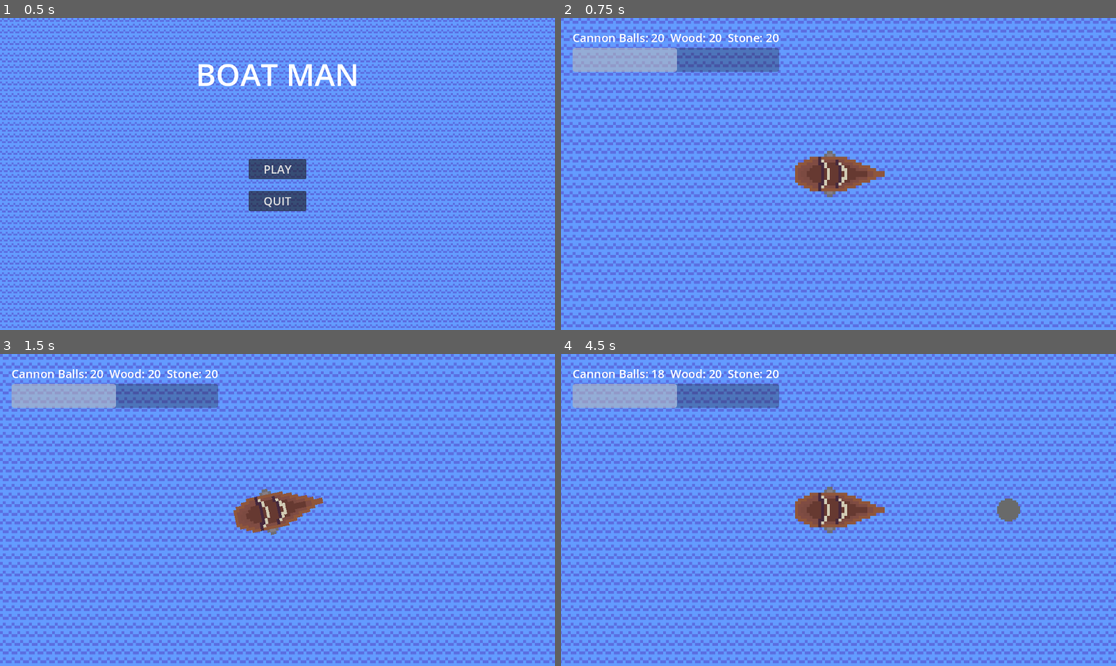
Above: before the commit, frames 1-4 (two rows, left to right).
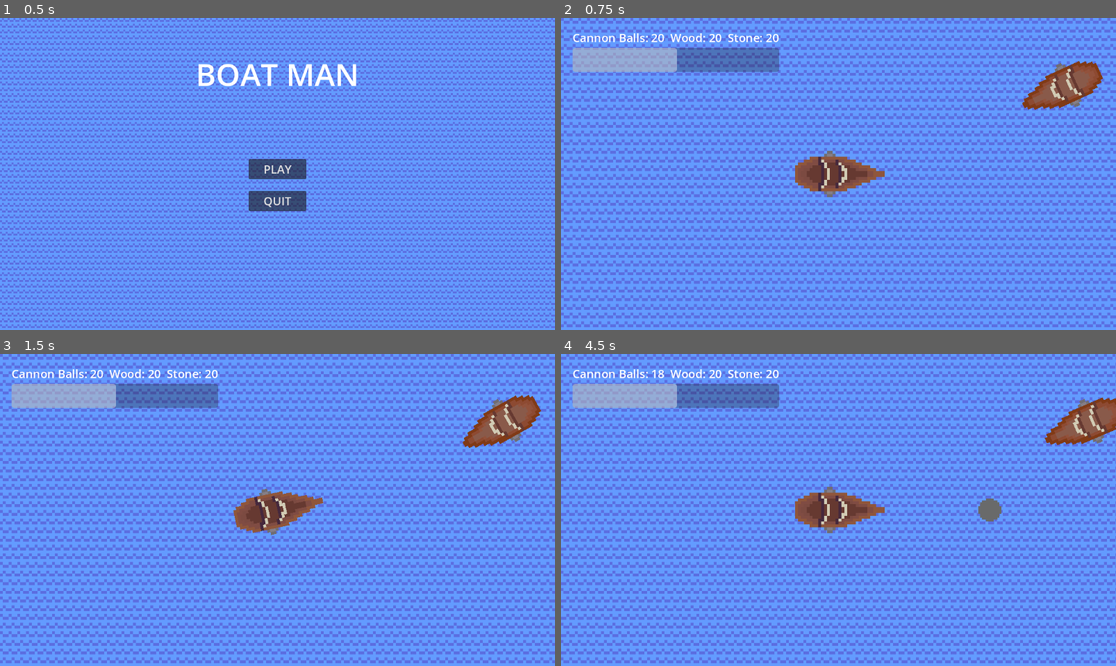
Above: after the commit, the same moments.

Repository: zafarcaydan/boat-man
Game: Godot game, scene res://scenes/start_menu.tscn
The game is run twice, just before and just after one commit, with the same random seed, the same clock (stepped at 60 frames per second) and the same inputs. The engine's default icon, where the game draws it, is replaced by a stand-in: a white triangle on a blue panel in a dark square.
Inputs:
- Up to frame 1 (0.5 s): no input
- Up to frame 2 (0.75 s): click "PLAY" at 0.5 s
- Up to frame 3 (1.5 s): tap Enter at 1.25 s; tap A (Key_A) at 1.35 s
- Up to frame 4 (4.5 s): tap Space (Key_Space) at 2, 4.25 s; tap D (Key_D) at 2.1 s; hold E (Key_E) 2.78-3.53 s; tap Enter at 3.5 s; tap Q (Key_Q) at 3.6 s; tap S (Key_S) at 4.35 s

Frame 1 is identical in both runs. In frame 2, 1.4% of the frame differs, in the area x 83-98%, y 13-30%; in frame 3, 1.4%; in frame 4, 21%, in the area x 0-100%, y 0-100%.

Commit message:
basics of new enemy
also organized enemy code

Diff:
--- /dev/null
+++ b/enimies/basic_enemy - Copy.tscn
@@ -0,0 +1,20 @@
+[gd_scene load_steps=4 format=3 uid="uid://iw2xppm0og4x"]
+
+[ext_resource type="Script" path="res://enimies/basic_enemy___copy.gd" id="1_kg0y7"]
+[ext_resource type="Texture2D" uid="uid://osvbdwmajtal" path="res://enimies/basic_enemy.png" id="2_ktmxb"]
+
+[sub_resource type="RectangleShape2D" id="RectangleShape2D_2e87y"]
+size = Vector2(130, 76)
+
+[node name="Basic Enemy" type="CharacterBody2D" groups=["Enemies"]]
+collision_layer = 2
+collision_mask = 4
+script = ExtResource("1_kg0y7")
+
+[node name="CollisionShape2D" type="CollisionShape2D" parent="."]
+position = Vector2(-19, 0)
+shape = SubResource("RectangleShape2D_2e87y")
+
+[node name="Sprite2D" type="Sprite2D" parent="."]
+scale = Vector2(1.5, 1.5)
+texture = ExtResource("2_ktmxb")
--- a/enimies/basic_enemy.gd
+++ b/enimies/basic_enemy.gd
@@ -8,18 +8,10 @@
 	enemy_ready(4)
 
 
-func _physics_process(delta: float) -> void:
-	state_actions()
-
-	if velocity != Vector2(0, 0):
-		rotation = atan2(velocity.y, velocity.x)
-
-	process(delta)
 
 
 func state_actions() -> void :
 	match state:
-
 		STATES.TOWARD:
 			force = Vector2(1,0).rotated(get_rotation_to_pos(player.global_position))
 			if get_dist_to_pos(player.global_position) < 6250:
@@ -28,7 +20,7 @@
 
 
 		STATES.ATTACK:
-			force = Vector2(1,0).rotated(get_rotation_to_pos(player.future_pos)) / 4
+			force = Vector2(1,0).rotated(get_rotation_to_pos(player.future_pos)) / 3
 			if get_dist_to_pos(player.global_position) > 650:
 				state = STATES.TOWARD
 			if get_dist_to_pos(player.global_position) < 275:
@@ -39,9 +31,12 @@
 			if get_dist_to_pos(player.global_position) > 650:
 				state = STATES.TOWARD
 
+	if velocity != Vector2(0, 0): rotation = atan2(velocity.y, velocity.x)
+
 
 
 func _on_timer_timeout() -> void:
+
 	if state == STATES.ATTACK:
 		spawn_cannon_ball(rotation, safe_bullets, 470)
 		state = STATES.AWAY
--- /dev/null
+++ b/enimies/basic_enemy___copy.gd
@@ -0,0 +1,15 @@
+extends Enemy
+
+enum STATES {TOWARD, ATTACK, AWAY}
+var state : STATES = STATES.TOWARD
+var direction_modifyer : float = [7 * PI/-6, 7 * PI / 6].pick_random()
+
+
+func _ready() -> void:
+	enemy_ready(6)
+
+func state_actions() -> void:
+
+	match state:
+		STATES.TOWARD:
+			rotation = get_rotation_to_pos(player.global_position + Vector2(1,0).rotated(player.rotation + direction_modifyer + 0) * 325 )
--- a/enimies/enemy ships class.gd
+++ b/enimies/enemy ships class.gd
@@ -32,3 +32,10 @@
 		new_cache.global_position = global_position
 		new_cache.item_type = GT.resource_types.Cannon_Balls
 		add_sibling.call_deferred(new_cache)
+
+func _physics_process(delta:float) -> void:
+	state_actions()
+	process(delta)
+
+func state_actions() -> void:
+	pass
--- a/enimies/fast_enemy.gd
+++ b/enimies/fast_enemy.gd
@@ -9,14 +9,6 @@
 
 func _ready() -> void:
 	enemy_ready(6)
-
-
-func _physics_process(delta : float) -> void:
-	state_actions()
-
-
-	process(delta)
-
 
 
 func state_actions() -> void:
--- a/islands/island.gd
+++ b/islands/island.gd
@@ -7,7 +7,6 @@
 # Called when the node enters the scene tree for the first time.
 func _ready() -> void:
 	ocean_feature_ready()
-	print()
 	if type == -1:
 		type = [GT.island_types.Stone, GT.island_types.Stone, GT.island_types.Wood, GT.island_types.Wood,  GT.island_types.Port].pick_random()
 	$StaticBody2D/AnimatedSprite2D.play(GT.island_types.find_key(type))
--- a/islands/island.tscn
+++ b/islands/island.tscn
@@ -63,6 +63,7 @@
 comparison_dist = 1.08
 
 [node name="StaticBody2D" type="StaticBody2D" parent="."]
+collision_layer = 7
 
 [node name="CollisionShape2D" type="CollisionShape2D" parent="StaticBody2D"]
 shape = SubResource("CircleShape2D_neqdi")
--- a/islands/super_island.tscn
+++ b/islands/super_island.tscn
@@ -31,6 +31,7 @@
 
 [node name="StaticBody2D" type="StaticBody2D" parent="."]
 scale = Vector2(0.5, 0.5)
+collision_layer = 7
 
 [node name="CollisionShape2D" type="CollisionShape2D" parent="StaticBody2D"]
 shape = SubResource("CircleShape2D_iglcc")
--- a/player/boat.gd
+++ b/player/boat.gd
@@ -81,10 +81,9 @@
 		add_sibling.call_deferred(new_feature)
 
 func spawn_enemy(iteration: int, type: Resource) ->void:
-	pass
-	#var new_enemy : Enemy = type.instantiate()
-	#new_enemy.global_position = Vector2(cos(rotation + iteration/1.25), sin(rotation + iteration/1.25)) * spawn_dist
-	#add_sibling.call_deferred(new_enemy)
+	var new_enemy : Enemy = type.instantiate()
+	new_enemy.global_position = Vector2(cos(rotation + iteration/1.25), sin(rotation + iteration/1.25)) * spawn_dist
+	add_sibling.call_deferred(new_enemy)
 
 func _on_world_update_timer_timeout() -> void:
 	var resource_amount : int= 0
--- a/scenes/world.tscn
+++ b/scenes/world.tscn
@@ -1,8 +1,9 @@
-[gd_scene load_steps=4 format=3 uid="uid://dr0ve8yekc04f"]
+[gd_scene load_steps=5 format=3 uid="uid://dr0ve8yekc04f"]
 
 [ext_resource type="Script" path="res://scripts/world.gd" id="1_1m37y"]
 [ext_resource type="PackedScene" uid="uid://d0hexefo5iwft" path="res://player/boat.tscn" id="1_62j11"]
 [ext_resource type="Texture2D" uid="uid://dg8gs8mipgbta" path="res://ocean.png" id="4_4pma3"]
+[ext_resource type="PackedScene" uid="uid://iw2xppm0og4x" path="res://enimies/basic_enemy - Copy.tscn" id="4_4val3"]
 
 [node name="world" type="Node2D"]
 script = ExtResource("1_1m37y")
@@ -60,5 +61,8 @@
 scale = Vector2(1.5, 1.5)
 texture = ExtResource("4_4pma3")
 
+[node name="Basic Enemy" parent="." instance=ExtResource("4_4val3")]
+position = Vector2(460, -177)
+
 [connection signal="timeout" from="World Update Timer" to="." method="_on_world_update_timer_timeout"]
 [connection signal="timeout" from="World Update Timer" to="Boat" method="_on_world_update_timer_timeout"]
--- a/scripts/boat class.gd
+++ b/scripts/boat class.gd
@@ -10,7 +10,7 @@
 signal death
 
 func boat_ready() -> void:
-	move_speed *= 2
+	pass
 
 func spawn_cannon_ball(direction : float, type : int, speed : int) -> void:
 	var new_cannon_ball := CANNON_BALL.instantiate()
@@ -28,14 +28,18 @@
 		else: death.emit()
 		queue_free()
 
-	var velocity_power : float = (abs(velocity.x) + abs(velocity.y))
-	velocity += force * move_speed / (velocity_power/24 + 1)
-	if velocity_power > move_speed:
-		velocity = velocity.normalized()
-		var velocity_direction := atan2(velocity.y, velocity.x)
-		velocity = Vector2(cos(velocity_direction), sin(velocity_direction))
+	var velocity_power : float = velocity_power_determination()
 
+
+	velocity += force * move_speed / (velocity_power/32 + 1)
 	velocity *= 0.936
 
 
+
 	move_and_slide()
+
+func velocity_power_determination() -> float:
+
+	if abs(velocity.x) > 0: return (velocity.x / velocity.normalized().x)
+	elif abs(velocity.y) > 0: return (velocity.y / velocity.normalized().y)
+	return 0.0
